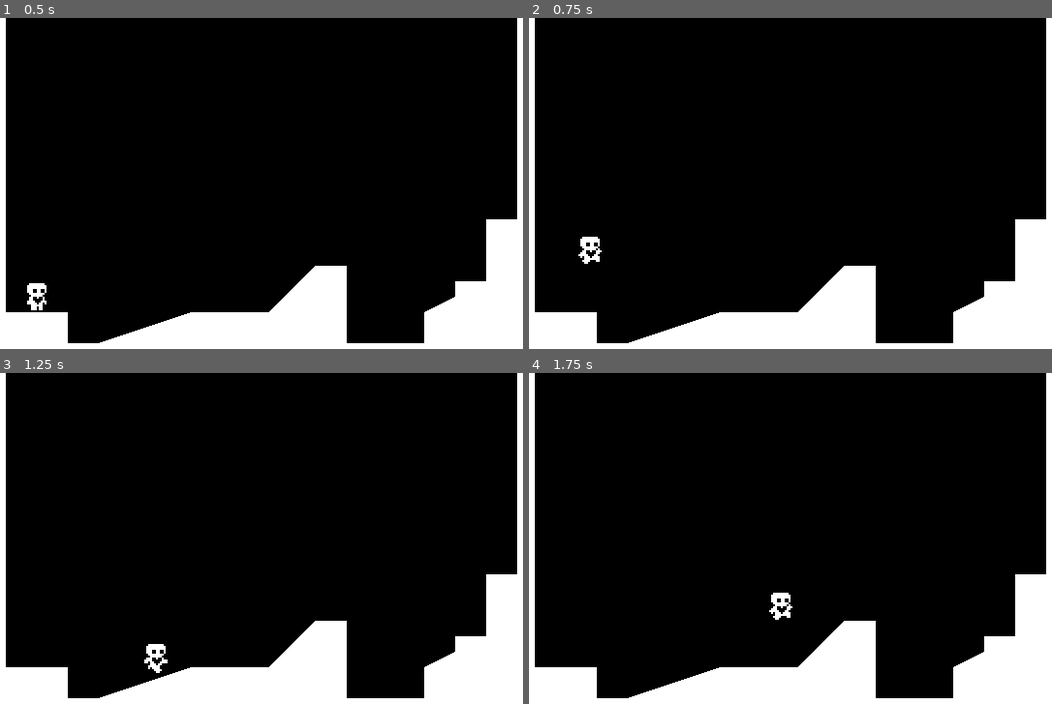
Above: before the commit, frames 1-4 (two rows, left to right).
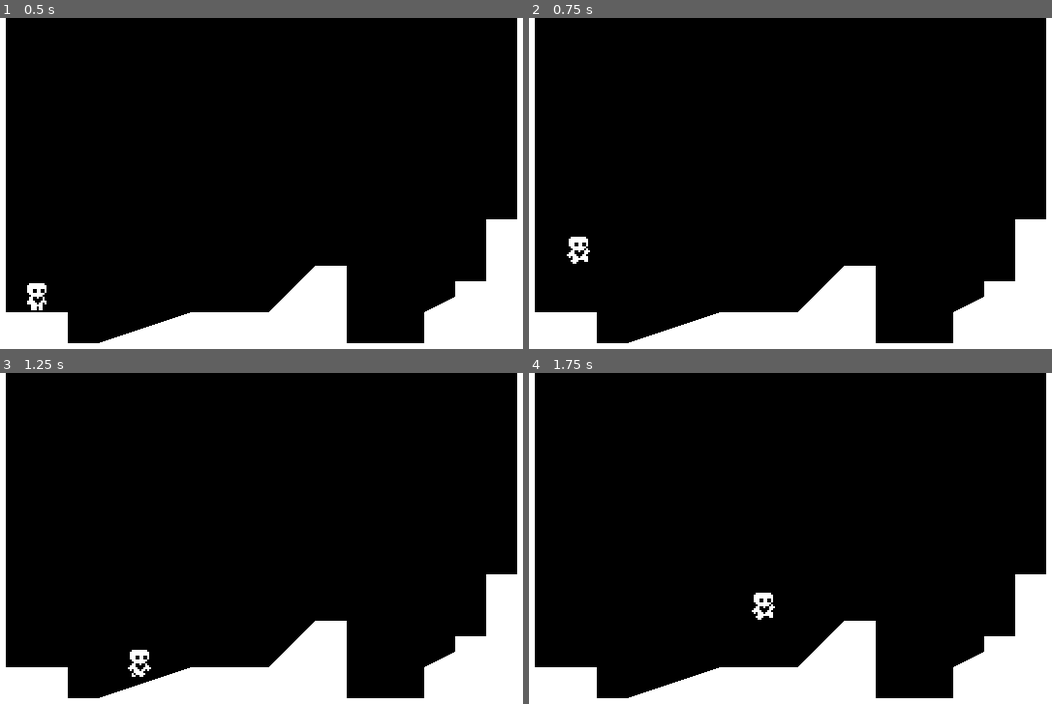
Above: after the commit, the same moments.

Repository: Superachi/Heart-Platformer
Game: Godot game, scene res://scenes/world/world.tscn
Same seed, same stepped clock (60 frames per second), same inputs: the game is played once before the commit and once after it.
Inputs:
- Up to frame 1 (0.5 s): no input
- Up to frame 2 (0.75 s): tap Enter (ui_accept) at 0.5 s; hold Right (ui_right) from 0.53 s (still down)
- Up to frame 3 (1.25 s): keep holding Right (ui_right); tap Enter (ui_accept) at 0.77 s
- Up to frame 4 (1.75 s): keep holding Right (ui_right); tap Enter (ui_accept) at 1.52 s

Frame 1 is identical in both runs. In frame 2, 0.3% of the frame differs, in the area x 7-14%, y 66-75%; in frame 3, 0.4%; in frame 4, 0.4%, in the area x 42-51%, y 66-75%.

Commit message:
Add air acceleration

Diff:
--- a/custom_resources/player_movement_data/DefaultMovementData.tres
+++ b/custom_resources/player_movement_data/DefaultMovementData.tres
@@ -11,3 +11,5 @@
 friction = 1200
 gravity = 500
 gravity_scale = 1.0
+air_resistance = 100.0
+air_acceleration = 300.0
--- a/custom_resources/player_movement_data/PlayerMovementData.gd
+++ b/custom_resources/player_movement_data/PlayerMovementData.gd
@@ -7,5 +7,6 @@
 @export var acceleration = 600
 @export var friction = 1200
 @export var gravity = 500
-@export var gravity_scale : float = 1
-@export var air_resistance = 1
+@export var gravity_scale = 1.0
+@export var air_resistance = 100.0
+@export var air_acceleration = 300.0
--- a/scenes/player/Player.gd
+++ b/scenes/player/Player.gd
@@ -36,16 +36,22 @@
 #region Horizontal movement
 func set_horizontal_speed(input_axis, delta):
 	handle_acceleration(input_axis, delta)
+	handle_air_acceleration(input_axis, delta)
+	apply_air_resistance(input_axis, delta)
 	handle_friction(input_axis, delta)
-	apply_air_resistance(input_axis, delta)
 
 func apply_air_resistance(input_axis, delta):
-	if input_axis == 0 && !is_on_floor():
+	if !is_on_floor() && input_axis == 0:
 		velocity.x = move_toward(velocity.x, 0, movement_data.air_resistance * delta)
 
 func handle_acceleration(input_axis, delta):
-	if input_axis != 0:
+	if is_on_floor() && input_axis != 0:
 		velocity.x = move_toward(velocity.x, input_axis * movement_data.speed, movement_data.acceleration * delta)
+
+func handle_air_acceleration(input_axis, delta):
+	if !is_on_floor() && input_axis != 0:
+		velocity.x = move_toward(velocity.x, input_axis * movement_data.speed, movement_data.air_acceleration * delta)
+
 func handle_friction(input_axis, delta):
 	if input_axis == 0 && is_on_floor():
 		velocity.x = move_toward(velocity.x, 0, movement_data.acceleration * delta)
--- a/scenes/player/Player.tscn
+++ b/scenes/player/Player.tscn
@@ -2,7 +2,7 @@
 
 [ext_resource type="Script" path="res://scenes/player/Player.gd" id="1_s6v8s"]
 [ext_resource type="Texture2D" uid="uid://d36xqpiy7fwts" path="res://assets/player.png" id="2_8mgct"]
-[ext_resource type="Resource" uid="uid://b83de824uutrh" path="res://custom_resources/player_movement_data/FastMovementData.tres" id="2_c6ys5"]
+[ext_resource type="Resource" uid="uid://b8yj0q728pq47" path="res://custom_resources/player_movement_data/DefaultMovementData.tres" id="2_sotgb"]
 
 [sub_resource type="RectangleShape2D" id="RectangleShape2D_2gq4o"]
 size = Vector2(12, 16)
@@ -85,7 +85,7 @@
 floor_constant_speed = true
 floor_snap_length = 4.0
 script = ExtResource("1_s6v8s")
-movement_data = ExtResource("2_c6ys5")
+movement_data = ExtResource("2_sotgb")
 
 [node name="CollisionShape2D" type="CollisionShape2D" parent="."]
 position = Vector2(0, -8)
